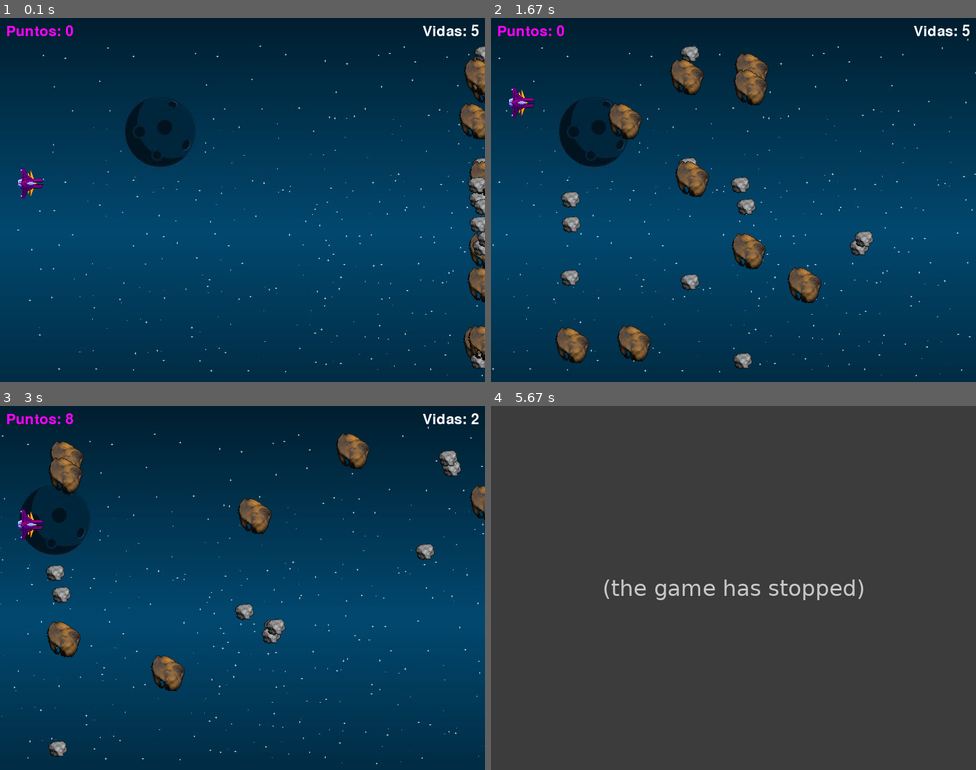
Above: before the commit, frames 1-4 (two rows, left to right).
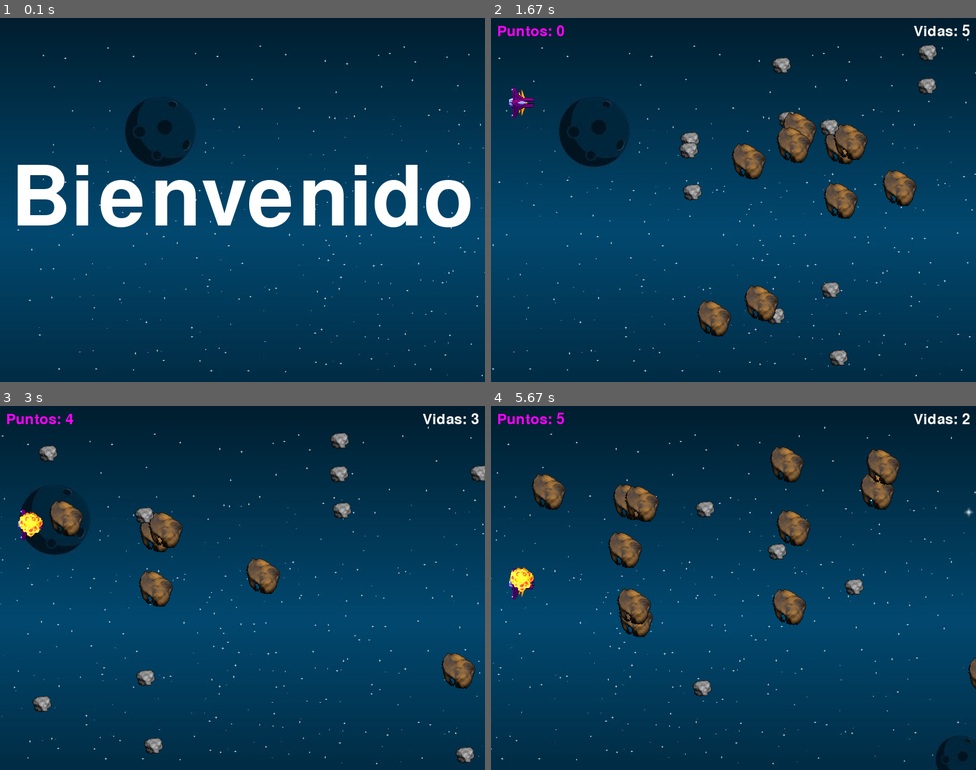
Above: after the commit, the same moments.

Repository: Mikifevrier/Proyecto-Final-Pygame
Game: pygame game, started from main.py
The game is run twice, just before and just after one commit, with the same random seed, the same clock (stepped at 60 frames per second) and the same inputs.
Inputs:
- Up to frame 1 (0.1 s): no input
- Up to frame 2 (1.67 s): tap Space at 0.33, 0.73, 1.03, 1.23, 1.57 s; hold Up 0.67-1.13 s; hold Down 1.17-1.47 s; hold Up from 1.5 s (still down)
- Up to frame 3 (3 s): release Up at 1.87 s; hold Down 1.9-2.27 s; tap Space at 1.97, 2.37, 2.7 s; hold Up 2.3-2.6 s; hold Down 2.63-2.93 s; hold Up from 2.97 s (still down)
- Up to frame 4 (5.67 s): tap Space at 3.03, 3.43, 3.83, 4.17, 4.5, 4.9, 5.3, 5.63 s; release Up at 3.33 s; hold Down 3.37-3.73 s; hold Up 3.77-4.07 s; hold Down 4.1-4.4 s; hold Up 4.43-4.8 s; hold Down 4.83-5.2 s; hold Up 5.23-5.53 s; hold Down from 5.57 s (still down)

The runs differ from the first frame. In frame 1, 9.7% of the frame differs, in the area x 1-100%, y 1-97%; in frame 2, 11%; in frame 3, 8.2%; in frame 4, 100%, in the area x 0-100%, y 0-100%.
Before the commit the program exited at 3.1 s; later frames show no game.

Commit message:
Escenas Inicio, Juego, Game Over y orden en los grupos de sprites

Diff:
--- a/main.py
+++ b/main.py
@@ -11,7 +11,7 @@
 ALTO = 600
 NEGRO = (0, 0, 0)
 BLANCO = (255, 255, 255)
-
+VIDAS_INICIALES = 5
 
 # Inicio del juego y creao la pantalla
 pygame.init()
@@ -49,6 +49,21 @@
         d = {self.justificado: (self.x, self.y)}
         self.rect = self.image.get_rect(**d)
 
+class Texto(pygame.sprite.Sprite):  #Clase texto para usar aparte
+    palabras = "{}"
+
+    def __init__(self, x, y, t, justificado = "topright", fontsize=20, color=BLANCO):
+        super().__init__()
+        self.x = x
+        self.y = y
+        self.palabras = t
+        self.fuente = pygame.font.SysFont("Namco", fontsize)
+        self.color = color
+        self.justificado = justificado
+        self.image = self.fuente.render(self.palabras, True, self.color)
+        d = {self.justificado: (self.x, self.y)}
+        self.rect = self.image.get_rect(**d)
+
 # El jugador que controla la nave
 class Nave(pygame.sprite.Sprite):
     def __init__(self):
@@ -60,7 +75,7 @@
         self.rect.centerx = ANCHO - 750
         self.rect.bottom = ALTO // 2
         self.vy = 0
-        self.vidas = 5
+        self.vidas = VIDAS_INICIALES
 
     def update(self):
         self.vy = 0
@@ -83,25 +98,28 @@
     for i in imagenes_roca_lista:
         imagenes_roca.append(pygame.image.load(i).convert())
 
-    def __init__(self, marcador):
+    def __init__(self):
         super().__init__()
         self.image = random.choice(self.imagenes_roca)
         self.image.set_colorkey(NEGRO)
         self.rect = self.image.get_rect()
-        self.rect.x = random.randrange(780, 800)
-        self.rect.y = random.randrange(ALTO - self.rect.height)
+        self.rect.x = random.randrange(ANCHO + self.rect.width, ANCHO + self.rect.width + 30)
+        self.rect.y = random.randrange(self.rect.height, ALTO - self.rect.height)
         self.vx = random.randrange(2, 8)
-        self.marcador = marcador
 
 
     def update(self):
         self.rect.x -= self.vx
         if self.rect.right < 0:
-            self.rect.x = random.randrange(780, 800)
-            self.rect.y = random.randrange(ALTO - self.rect.height)
+            self.rect.x = random.randrange(ANCHO + self.rect.width, ANCHO + self.rect.width + 30)
+            self.rect.y = random.randrange(self.rect.height, ALTO - self.rect.height)
             self.vx = random.randrange(2, 8)
-            self.marcador.contador += 1
             #Eliminar las rocas que pasan la pantalla y que vuelvan a generarse en un lugar random
+
+    def reseteaRoca(self):  #Resetea la posicion de la roca
+        self.rect.x = random.randrange(ANCHO + self.rect.width, ANCHO + self.rect.width + 30)
+        self.rect.y = random.randrange(self.rect.height, ALTO - self.rect.height)
+        self.vx = random.randrange(2, 8)
 
 class Explosion(pygame.sprite.Sprite):
     def __init__(self, x, y, tamaño):
@@ -122,6 +140,8 @@
         self.rect.center = [x, y]
         self.contador = 0
 
+        self.muestraExplosion = False #Probar para mostrarla o no
+
     def update(self):
         v_explosion = 3
         self.contador += 1
@@ -130,7 +150,7 @@
             self.index +=1
             self.image = self.images[self.index]
         if self.index >= len(self.images) - 1 and self.contador >= v_explosion:
-            self.kill()
+            self.muestraExplosion = False
 
 class Game():
     clock = pygame.time.Clock()
@@ -143,65 +163,143 @@
         self.x = 0
         self.display.set_caption("Space Trooper Adventure")
         self.fondo = pygame.image.load("images/maxresdefault.jpg").convert()
-        self.grupoSprites = pygame.sprite.Group()
-        self.roca_list = pygame.sprite.Group()
-
+
+        self.indicePantalla = 0
+        self.botonSoltado = False
+
+        self.grupoSpritesMenu = pygame.sprite.Group()
+        self.grupoSpritesGameOver = pygame.sprite.Group()
+        self.roca_list = [None] * 20
+
+        #Menu
+        self.textoMenu = Texto(ANCHO/2, ALTO/2, "Bienvenido", "center", 200)
+        self.grupoSpritesMenu.add(self.textoMenu)
+
+        #Juego
         self.marcador_puntos = Marcador(10,10, "topleft", fontsize = 35, color = (255, 0, 255))
         self.marcador_puntos.palabras = "Puntos: {}"
-        self.grupoSprites.add(self.marcador_puntos)
 
         self.marcador_vidas = Marcador(790, 10, "topright", fontsize = 35)
         self.marcador_vidas.palabras = "Vidas: {}"
-        self.grupoSprites.add(self.marcador_vidas)
 
         for i in range(20):
-            self.roca = Roca(self.marcador_puntos)
-            self.grupoSprites.add(self.roca)
-            self.roca_list.add(self.roca)
+            self.roca_list[i] = Roca()
 
         self.nave = Nave()
-        self.grupoSprites.add(self.nave)
+
+        self.explosion = Explosion(self.nave.rect.centerx, self.nave.rect.centery, 2)
+
+        #Game Over
+        self.textoGameOver = Texto(ANCHO/2, ALTO/2, "GAME OVER" ,"center", 100)
+        self.grupoSpritesGameOver.add(self.textoGameOver)
 
     def mainloop(self):
         running = True
         while running:
+            pantalla.fill(NEGRO)
             dt = self.clock.tick(FPS)
             running = self.handleevent()
 
-        # Si hay una colisión
-            colision = pygame.sprite.spritecollide(self.nave, self.roca_list, True)
-            if colision:
-                self.explosion = Explosion(self.nave.rect.centerx, self.nave.rect.centery, 2) #voy a dejar el tamaño grande por el momento
-                self.grupoSprites.add(self.explosion)
-                boom.play()
-                self.nave.vidas -= 1
-                if self.nave.vidas == 0:
-                    running = False
-            self.marcador_vidas.contador = self.nave.vidas
-
-            # Mueve la pantalla
-            x_mueve = self.x % self.fondo.get_rect().width
-            self.pantalla.blit(self.fondo, [x_mueve - self.fondo.get_rect().width , 0])
-            if x_mueve < ANCHO:
-                self.pantalla.blit(self.fondo, (x_mueve, 0))
-            self.x -= 1
-
-            self.grupoSprites.draw(self.pantalla)
-
-            pygame.display.flip()
-            self.grupoSprites.update()
+            if self.indicePantalla == 0: #Pantalla Menu
+
+                tecla = pygame.key.get_pressed()
+                if tecla[pygame.K_SPACE]:
+                    self.indicePantalla = 1
+
+                # Mueve la pantalla
+                x_mueve = self.x % self.fondo.get_rect().width
+                self.pantalla.blit(self.fondo, [x_mueve - self.fondo.get_rect().width , 0])
+                if x_mueve < ANCHO:
+                    self.pantalla.blit(self.fondo, (x_mueve, 0))
+                self.x -= 1
+
+                self.grupoSpritesMenu.draw(self.pantalla)
+
+                pygame.display.flip()
+                self.grupoSpritesMenu.update()
+
+            elif self.indicePantalla == 1: # Juego
+                # Si hay una colisión
+                for roca in self.roca_list:
+                    self.sumarPunto(roca, self.marcador_puntos) #Alomejor sumamos un punto
+                    colision = pygame.sprite.collide_rect(self.nave, roca) # Detecta colision solo entre dos sprites en concreto
+                    if colision:
+                        self.explosion = Explosion(self.nave.rect.centerx, self.nave.rect.centery, 2) #voy a dejar el tamaño grande por el momento
+                        self.explosion.muestraExplosion = True  #Debemos mostrar la explosion
+                        boom.play()
+                        self.nave.vidas -= 1
+
+                        roca.reseteaRoca()
+
+                        if self.nave.vidas == 0:
+                            self.indicePantalla = 2
+                            self.nave = Nave()
+                            self.explosion.rect.x += ANCHO      #La sacamos de pantalla para que no se vea al volver a jugar
+                            self.resetearRocas()                #Volvemos a crear las rocas con el constructor, por lo que volveran a la parte derecha de la pantalla
+                self.marcador_vidas.contador = self.nave.vidas
+
+        #Más adelante buscar otro fondo
+                # Mueve la pantalla
+                x_mueve = self.x % self.fondo.get_rect().width
+                self.pantalla.blit(self.fondo, [x_mueve - self.fondo.get_rect().width , 0])
+                if x_mueve < ANCHO:
+                    self.pantalla.blit(self.fondo, (x_mueve, 0))
+                self.x -= 1
+
+                self.updateGame()
+
+            elif self.indicePantalla == 2: # GameOver
+                #print("Printeamos")
+                if self.botonSoltado:
+                    self.indicePantalla = 0
+
+                self.grupoSpritesGameOver.draw(self.pantalla)
+
+                pygame.display.flip()
+                self.grupoSpritesGameOver.update()
 
         self.game_over()
+
 
     def handleevent(self):
         for event in pygame.event.get():
             if event.type == pygame.QUIT or event.type == KEYDOWN and event.key == K_ESCAPE:
                 return False
+            if event.type == KEYUP and event.key == K_SPACE:
+                self.botonSoltado = True
+            else:
+                self.botonSoltado = False
         return True
 
     def game_over(self):
         pygame.quit()
         sys.exit()
+
+    def resetearRocas(self):    #Resetea la posicion de las rocas
+        for i in range(20):
+            self.roca_list[i] = Roca()
+
+    def sumarPunto(self, roca, marcador): #Miramos si debemos añadir un nuevo punto
+        if(roca.rect.x < -roca.rect.width/2):
+            marcador.contador += 1
+            roca.reseteaRoca()
+
+    def updateGame(self):
+        grupoSpritesJuego = pygame.sprite.Group()
+        grupoSpritesJuego.add(self.marcador_vidas)
+        grupoSpritesJuego.add(self.marcador_puntos)
+        grupoSpritesJuego.add(self.nave)
+
+        if self.explosion.muestraExplosion:   #Mostramos la explosion o no
+            grupoSpritesJuego.add(self.explosion)
+
+        for i in range(20):
+            grupoSpritesJuego.add(self.roca_list[i])
+
+        grupoSpritesJuego.draw(self.pantalla)
+        pygame.display.flip()
+
+        grupoSpritesJuego.update()
 
 if __name__ == "__main__":
     pygame.init()
